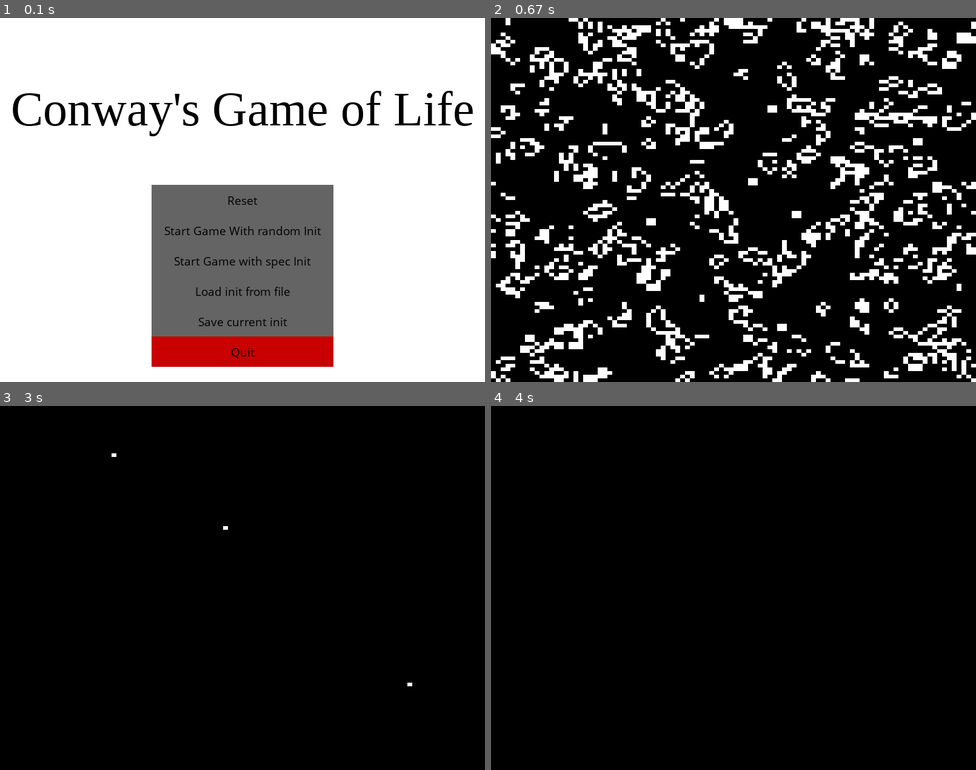
Above: before the commit, frames 1-4 (two rows, left to right).
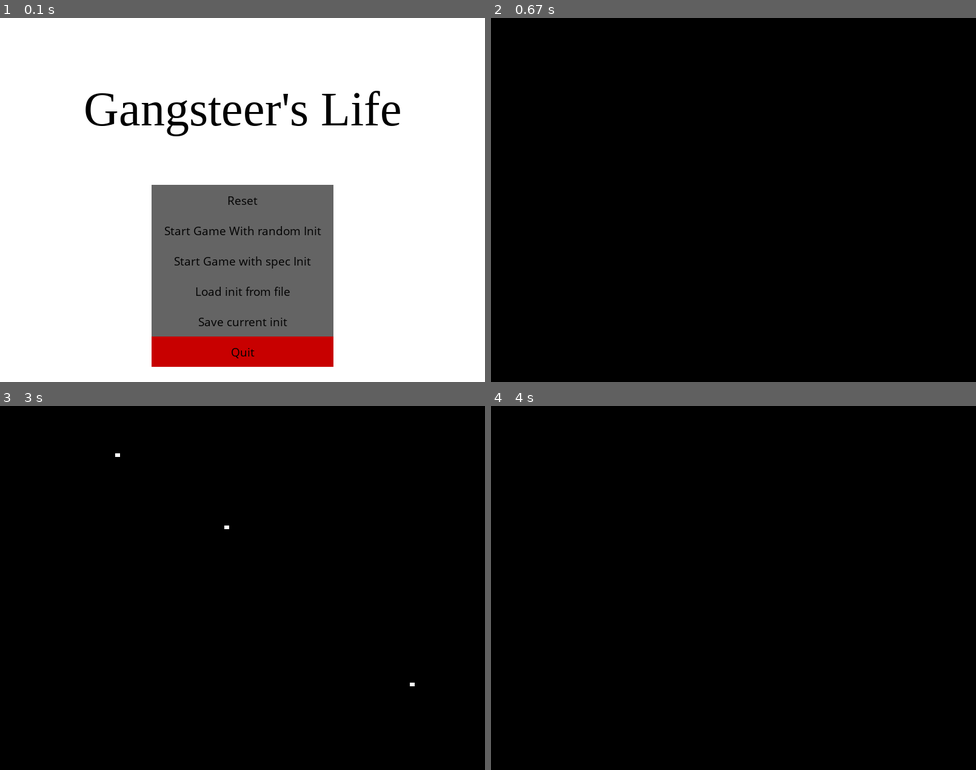
Above: after the commit, the same moments.

Repository: ParisNeo/GameOfLife
Game: pygame game, started from Simulations/Gangsters_Life/Gangsters_Life.py
The game is run twice, just before and just after one commit, with the same random seed, the same clock (stepped at 60 frames per second) and the same inputs.
Inputs (mouse positions are in pixels of both pictures, inside the frame that each line leads up to):
- Up to frame 1 (0.1 s): no input
- Up to frame 2 (0.67 s): click (714, 214) at 0.42 s
- Up to frame 3 (3 s): tap Enter at 0.67 s; click "Start Game with spec Init" at 1.08 s; click (116, 453) at 1.38 s; click (227, 526) at 2.22 s; click (412, 682) at 2.88 s
- Up to frame 4 (4 s): tap Enter at 3.67 s

The runs differ from the first frame. In frame 1, 3.3% of the frame differs, in the area x 2-98%, y 20-33%; in frame 2, 18%, in the area x 0-100%, y 0-100%; in frame 3, less than 0.1%; in frame 4, nothing differs.

Commit message:
Gangsters life

Diff:
--- a/Simulations/Simple_Game_Of_LIFE/simple_game_of_life.py
+++ b/Simulations/Gangsters_Life/Gangsters_Life.py
@@ -1,7 +1,15 @@
 """
-Game Of Life
+Gangsteer's Life
 Author : Saifeddine ALOUI
-Description : Simple Conway's Game Of life
+Description : Inspired from Conway's Game Of life and introducing killer cells that act like gangsters
+The rules are the following .
+    If any neighbor is a killer, you die (so if there are two killers sitting next to each other they both die)
+    The killer is untouchable unless it is in touch with another killer
+    If an empty cell has exactly 3 neighbours it turns into a baby (white)
+    Over population kills (more than 3 neighbors, and you just die)
+    Killers do not live forever. After fiew turns, they die
+    Living cells grow from baby (white), to adult (green) to old (blue) then they die
+
 
 Features :
     Two modes :
@@ -25,6 +33,8 @@
 white           = (255,255,255)
 
 red             = (200,0,0)
+green           = (0,200,0)
+blue           = (0,0,200)
 gray           = (100,100,100)
 
 bright_red      = (255,0,0)
@@ -37,7 +47,7 @@
 
 
 # This sets the margin between each cell
-MARGIN      = 0
+MARGIN      = 1
 
 speed       = 0.01
 grid        = []
@@ -52,6 +62,14 @@
 # This sets the WIDTH and HEIGHT of each grid location
 WIDTH       = WINDOW_SIZE[0]/NB_COLS
 HEIGHT      = WINDOW_SIZE[1]/NB_ROWS
+
+colors_list = [black, white, green, blue, red]
+killer_id = 4 # The red one is the killer
+nb_Friends = [[0 for x in range(NB_COLS)] for y in range(NB_ROWS)]
+has_killer_neighbor = [[False for x in range(NB_COLS)] for y in range(NB_ROWS)]
+cell_age = [[0 for x in range(NB_COLS)] for y in range(NB_ROWS)]
+max_killer_age = 3
+cell_age_step  = 2
 
 # Initialize pygame
 pygame.init()
@@ -105,7 +123,7 @@
         screen.fill(white)
         titleFont = pygame.font.SysFont("Times New Roaman",80)
         normalFont = pygame.font.SysFont("comicsansms",20)
-        Game_title, Game_title_rect = text_objects("Conway's Game of Life", titleFont)
+        Game_title, Game_title_rect = text_objects("Gangsteer's Life", titleFont)
         Game_author, Game_author_rect = text_objects("Author : Saifeddine ALOUI", normalFont)
         Game_title_rect.center = ((display_width/2),(display_height/2)-150)
         Game_author_rect.center = ((display_width/2),(display_height/2+50)-1560)
@@ -163,7 +181,7 @@
     global from_scratch
     from_scratch = True
 def random_game():
-    init_grid = [[random.randrange(0,2) for x in range(NB_COLS)] for y in range(NB_ROWS)]
+    init_grid = [[random.randrange(0,len(colors_list)) for x in range(NB_COLS)] for y in range(NB_ROWS)]
     game_loop(init_grid)
 
 def game_loop(init_grid):
@@ -177,10 +195,6 @@
     clock = pygame.time.Clock()
     # Loop until the user clicks the close button.
     done = False
-
-    FriendList = []
-    for i in range(0, len(grid)):
-        FriendList.append([])
 
     while not done:
         for event in pygame.event.get():  # User did something
@@ -201,9 +215,7 @@
         # Draw the grid
         for row in range(NB_ROWS):
             for column in range(NB_COLS):
-                color = black
-                if grid[row][column] == 1:
-                    color = white
+                color = colors_list[init_grid[row][column]]
                 pygame.draw.rect(screen,
                                 color,
                                 [(MARGIN + WIDTH) * column + MARGIN,
@@ -211,9 +223,10 @@
                                 WIDTH,
                                 HEIGHT],0)
 
+
         # evolution
-        for y in range(0,len(grid)):
-            for x in range(0,len(grid)):
+        for x in range(NB_ROWS):
+            for y in range(NB_COLS):
                 ymin = y - 1
                 xmin = x - 1
                 yplus = y + 1
@@ -226,24 +239,95 @@
                     xplus = 0
                 if xmin < 0:
                     xmin = len(grid)-1
-                FriendList[y].append(grid[xmin][ymin] + grid[xmin][yplus] + grid[xmin][y] + grid[xplus][ymin] + grid[xplus][yplus] + grid[xplus][y] + grid[x][ymin] + grid[x][yplus])
-
-        for x in range(0,len(grid)):
-            for y in range(0,len(grid)):
-                if grid[x][y] == 1:
-                    if FriendList[y][x] > 3:
-                        grid[x][y] = 0
-                    if FriendList[y][x] < 2:
-                        grid[x][y] = 0
+                # has a red friend
+                has_killer_neighbor[x][y] = False
+                if(grid[xmin][ymin]==killer_id):
+                    has_killer_neighbor[x][y]= True
+                if(grid[xmin][yplus]==killer_id):
+                    has_killer_neighbor[x][y]= True
+                if(grid[xmin][y]==killer_id):
+                    has_killer_neighbor[x][y]= True
+                if(grid[xplus][ymin]==killer_id):
+                    has_killer_neighbor[x][y]= True
+                if(grid[xplus][yplus]==killer_id):
+                    has_killer_neighbor[x][y]= True
+                if(grid[xplus][y]==killer_id):
+                    has_killer_neighbor[x][y]= True
+                if(grid[x][ymin]==killer_id):
+                    has_killer_neighbor[x][y]= True
+                if(grid[x][yplus]==killer_id):
+                    has_killer_neighbor[x][y]= True
+
+                # NB friends
+                nb_Friends[x][y]=0
+                if(grid[xmin][ymin]>0):
+                    nb_Friends[x][y]= nb_Friends[x][y]+1
+                if(grid[xmin][yplus]>0):
+                    nb_Friends[x][y]= nb_Friends[x][y]+1
+                if(grid[xmin][y]>0):
+                    nb_Friends[x][y]= nb_Friends[x][y]+1
+                if(grid[xplus][ymin]>0):
+                    nb_Friends[x][y]= nb_Friends[x][y]+1
+                if(grid[xplus][yplus]>0):
+                    nb_Friends[x][y]= nb_Friends[x][y]+1
+                if(grid[xplus][y]>0):
+                    nb_Friends[x][y]= nb_Friends[x][y]+1
+                if(grid[x][ymin]>0):
+                    nb_Friends[x][y]= nb_Friends[x][y]+1
+                if(grid[x][yplus]>0):
+                    nb_Friends[x][y]= nb_Friends[x][y]+1
+
+        for x in range(NB_ROWS):
+            for y in range(NB_COLS):
+                # over population die
+                if nb_Friends[x][y] > 3:
+                    grid[x][y] = 0
+                    cell_age[x][y] = 0
                 else:
-                    if FriendList[y][x] == 3:
-                        grid[x][y] = 1
-
+                    if(has_killer_neighbor[x][y]):
+                        # no randomnesss version
+                        grid[x][y] = 0 # a killer nearby
+
+                        # With randomness
+                        """
+                        chance = random.randrange(0,100)
+                        if(chance<90): # 90% chance you die
+                            grid[x][y] = 0 # a killer nearby
+                            cell_age[x][y] = 0
+                        elif(chance<95): #5% chance you become a kille
+                            grid[x][y] = killer_id # a killer nearby
+                            cell_age[x][y] = 0
+                        """
+                    else:
+                        if grid[x][y]!=killer_id:
+                            if grid[x][y] > 0:
+                                cell_age[x][y] = cell_age[x][y] +1
+                                # Grow
+                                if cell_age[x][y] >= cell_age_step:
+                                    grid[x][y] = grid[x][y] + 1
+                                    cell_age[x][y] = 0
+
+                                # Too old, then die
+                                if(grid[x][y]>=len(colors_list)-1):
+                                    grid[x][y] = 0
+
+                                # No friends = become a gangster
+                                if nb_Friends[x][y] == 0:
+                                    grid[x][y] = killer_id
+                                    cell_age[x][y] = 0
+
+                            else:
+                                # two neighbors, make a baby
+                                if nb_Friends[x][y] == 3:
+                                    grid[x][y] = 1
+                        else:
+                            # Aged killers should die
+                            cell_age[x][y] = cell_age[x][y]+1
+                            if cell_age[x][y]>max_killer_age:
+                                grid[x][y] = 0
+                                cell_age[x][y]=0
         # Go ahead and update the screen with what we've drawn.
         pygame.display.flip()
-        FriendList = []
-        for i in range(0, len(grid)):
-            FriendList.append([])
 
 def save_grid():
     global pause, init_grid, from_scratch
@@ -292,10 +376,6 @@
     clock = pygame.time.Clock()
     # Loop until the user clicks the close button.
     done = False
-
-    FriendList = []
-    for i in range(0, len(init_grid)):
-        FriendList.append([])
 
     while not done:
         for event in pygame.event.get():  # User did something
@@ -325,9 +405,7 @@
         # Draw the grid
         for row in range(NB_ROWS):
             for column in range(NB_COLS):
-                color = black
-                if init_grid[row][column] == 1:
-                    color = white
+                color = colors_list[init_grid[row][column]]
                 pygame.draw.rect(screen,
                                 color,
                                 [(MARGIN + WIDTH) * column + MARGIN,
@@ -338,9 +416,7 @@
 
         # Go ahead and update the screen with what we've drawn.
         pygame.display.flip()
-        FriendList = []
-        for i in range(0, len(init_grid)):
-            FriendList.append([])
+
     game_loop(copy.deepcopy(init_grid))
 
 
Not shown, added: Simulations/Gangsters_Life/README.md
